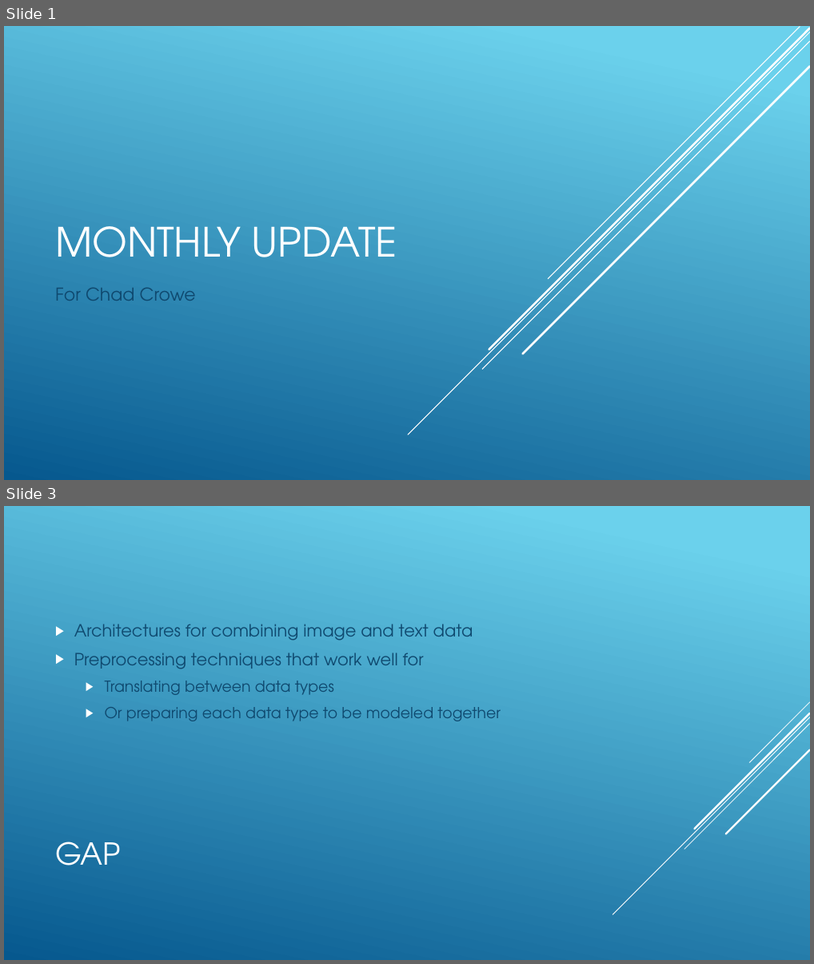
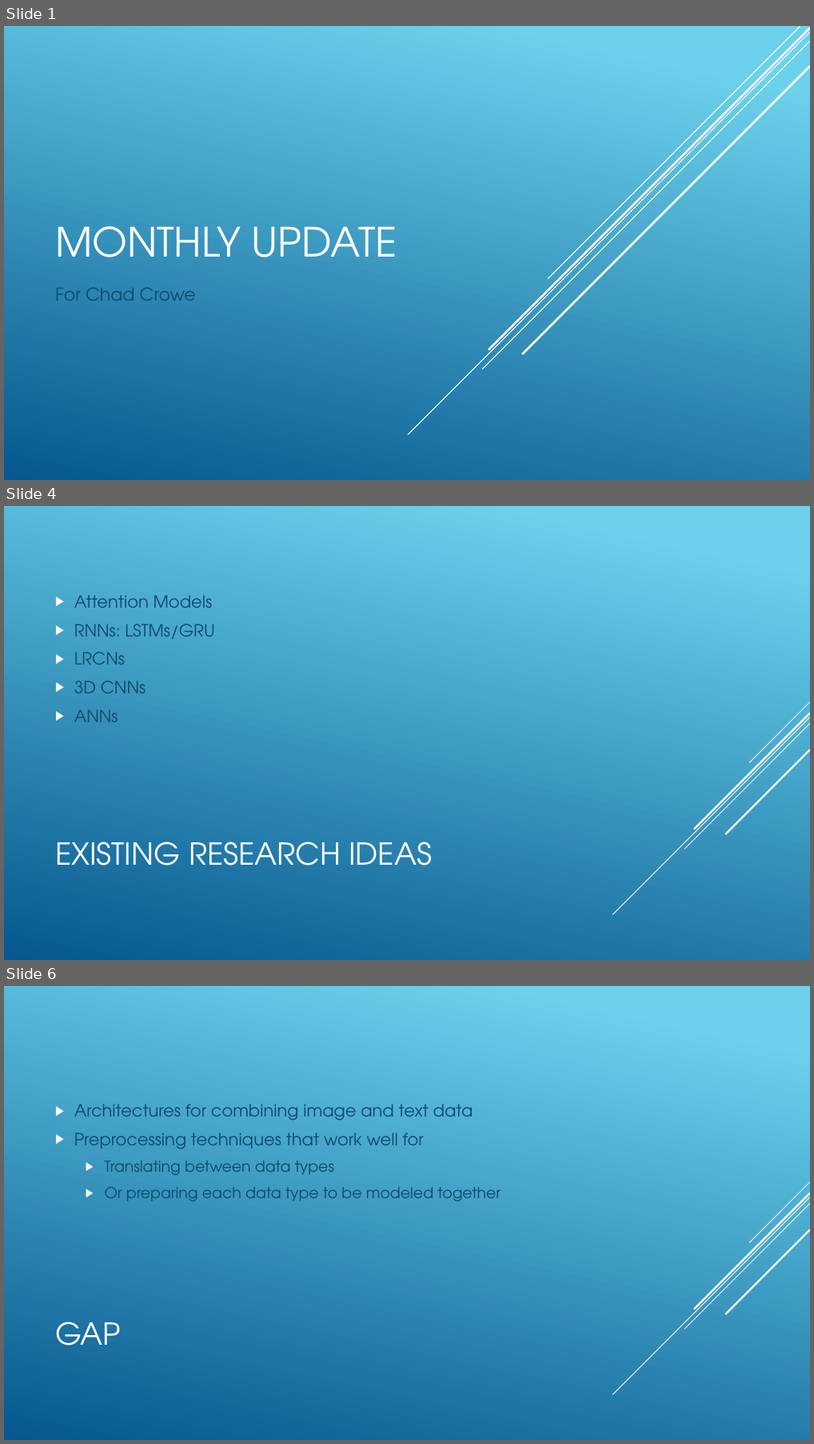
Before and after one commit to cpluspluscrowe/ResearchDirectionsTermPaper, a slide deck: Monthly Update.pptx. Shown one above the other, each under a label of ours: slides 1 and 3 before the commit, slides 1, 4 and 6 after it; the slides between them are not shown. The pictures are 814x964 and 814x1444 pixels, drawn with LibreOffice and Linux fonts; fonts in the diff are those of the drawing. Boxes give left, top, right and bottom in pixels: in the first picture for what was removed or moved away, otherwise in the second. Text is boxed around its words. In the diff, an @@ line names an element or a change of style, - is before the commit and + after.

```diff
--- a/Monthly Update.pptx
+++ b/Monthly Update.pptx
@@ slide 4 added at box(4, 506, 810, 960), background gradient #6ED2EB to #06588E; not listed: 5 template elements that a slide beside it also shows @@
@@ text added at box(74, 595, 214, 722), 20 pt, text #0F496F @@
+▶ Attention Models
+▶ RNNs: LSTMs/GRU
+▶ LRCNs
+▶ 3D CNNs
+▶ ANNs
@@ title added at box(55, 841, 432, 865), 36 pt, text #FFFFFF @@
+EXISTING RESEARCH IDEAS
@@ what was slide 3 is now slide 6 @@
```
Also in this commit, not shown: 2 slides changed, 4 other slides added, 1 slide removed.
